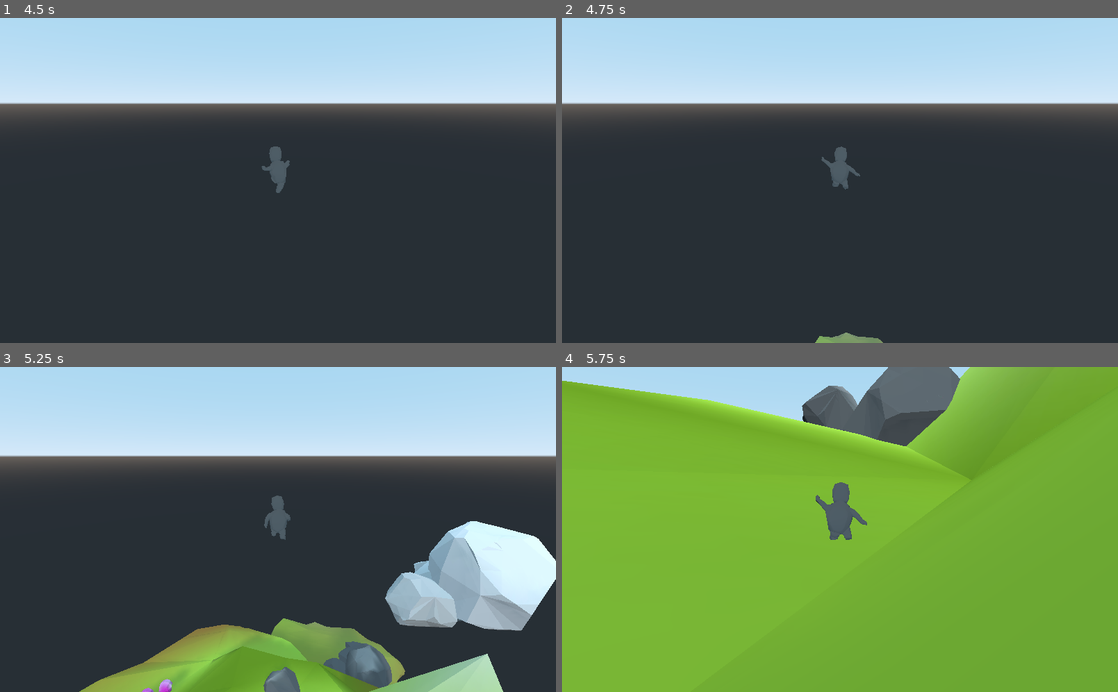
Above: before the commit, frames 1-4 (two rows, left to right).
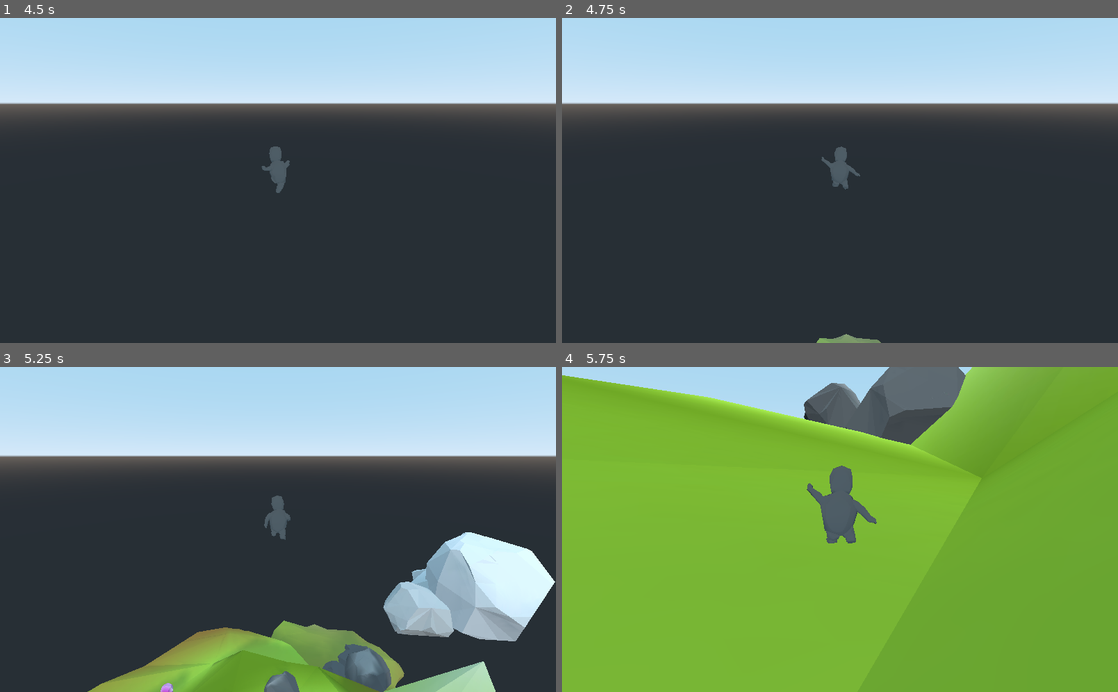
Above: after the commit, the same moments.

Repository: freskoulix/ggj-2021
Game: Godot game, scene res://scenes/RootScene.tscn
The game is run twice, just before and just after one commit, with the same random seed, the same clock (stepped at 60 frames per second) and the same inputs. Sound files missing from this copy of the repository are replaced by a short silence.
Inputs (mouse positions are in pixels of both pictures, inside the frame that each line leads up to):
- Up to frame 1 (4.5 s): click "Let's find out" at 0.5 s; move the mouse to (305, 180) at 1.27 s; hold W (move_forward) from 1.28 s (still down); tap Space (jump) at 1.52, 2.27, 3.77 s; move the mouse to (250, 180) at 2.02 s; move the mouse to (289, 174) at 2.77 s; move the mouse to (272, 187) at 3.52 s; move the mouse to (316, 183) at 4.27 s
- Up to frame 2 (4.75 s): keep holding W (move_forward); tap Space (jump) at 4.52 s
- Up to frame 3 (5.25 s): keep holding W (move_forward); move the mouse to (233, 526) at 5.02 s
- Up to frame 4 (5.75 s): keep holding W (move_forward); tap Space (jump) at 5.27 s

Frame 1 is identical in both runs. In frame 2, less than 0.1% of the frame differs, in the area x 45-58%, y 96-100%; in frame 3, 5.8%, in the area x 14-100%, y 47-100%; in frame 4, 1.8%.

Commit message:
Randomized decent speed condition for spawning new island

Diff:
--- a/scripts/Character.gd
+++ b/scripts/Character.gd
@@ -143,6 +143,7 @@
 	if not rootScene.can_spawn_island:
 		rootScene.can_spawn_island = is_on_floor()
 
-	if on_air and velocity_y <= -10:
+	var velocity_y_condition = rand_range(-9, -14)
+	if on_air and velocity_y <= velocity_y_condition:
 		var coordinates = player_model.global_transform.origin
 		rootScene.spawn_island(coordinates)
